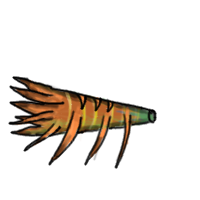
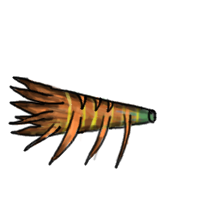
Revision of a layered 200x200 image; what changed, layer by layer:
painted on "rock drill light" over left=48, top=104, right=135, bottom=119
painted on "rock drill color" over left=12, top=78, right=141, bottom=136
